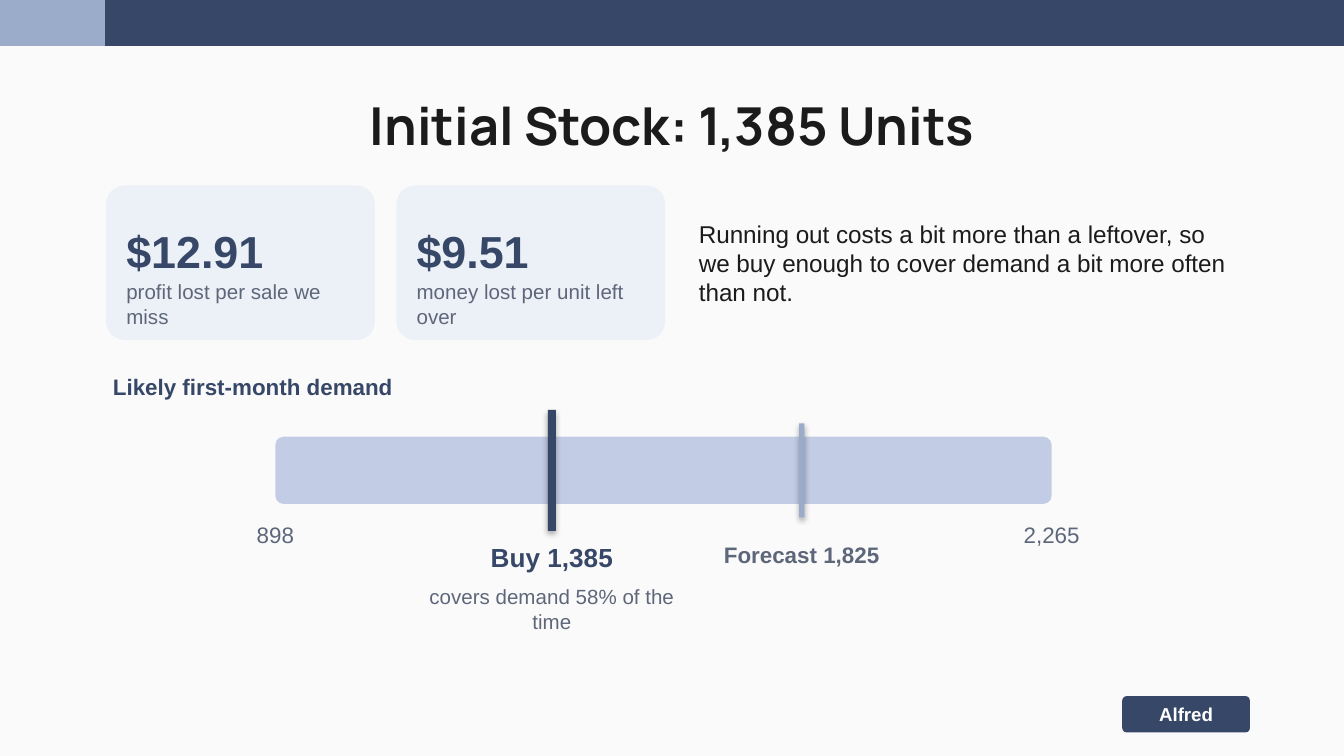
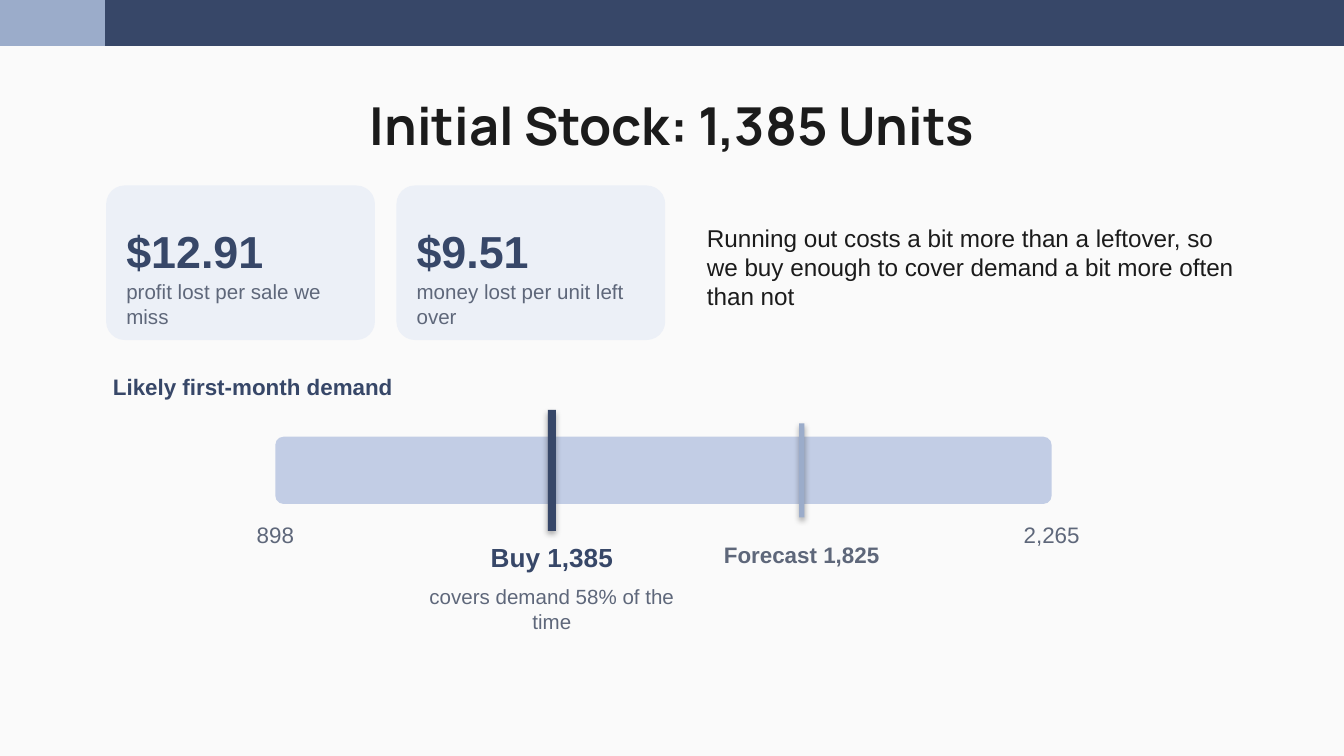
Before and after one commit to nakimagine/hello-world, a slide deck: slide 27 of Group_3_Amazon_Office_Electronic_Slides.pptx (slide 13 before the commit). Drawn at 1344x756 pixels with LibreOffice and Linux fonts; fonts in the diff are those of the drawing. Boxes give left, top, right and bottom in pixels: in the first picture for what was removed or moved away, otherwise in the second. Text is boxed around its words. In the diff, an @@ line names an element or a change of style, - is before the commit and + after.

```diff
--- a/Group_3_Amazon_Office_Electronic_Slides.pptx
+++ b/Group_3_Amazon_Office_Electronic_Slides.pptx
@@ text at [707,229,1233,306]: text changed @@
-Running out costs a bit more than a leftover, so we buy enough to cover demand a bit more often than not.
+Running out costs a bit more than a leftover, so we buy enough to cover demand a bit more often than not
@@ rounded rectangle removed at [1122,696,1250,732] @@
-Alfred
```
Also in this commit, not shown: 16 other slides changed, 19 slides added, 6 slides removed.
